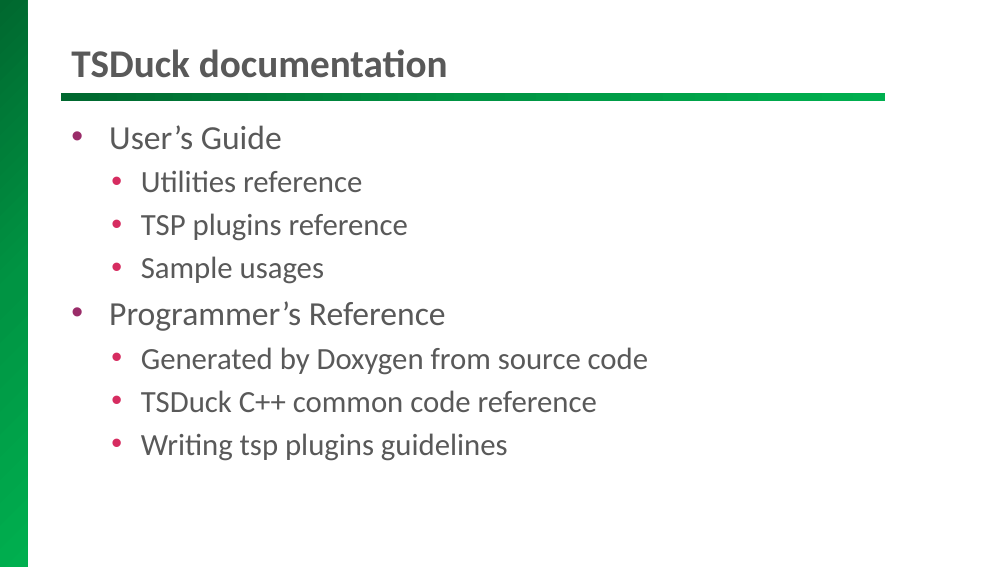
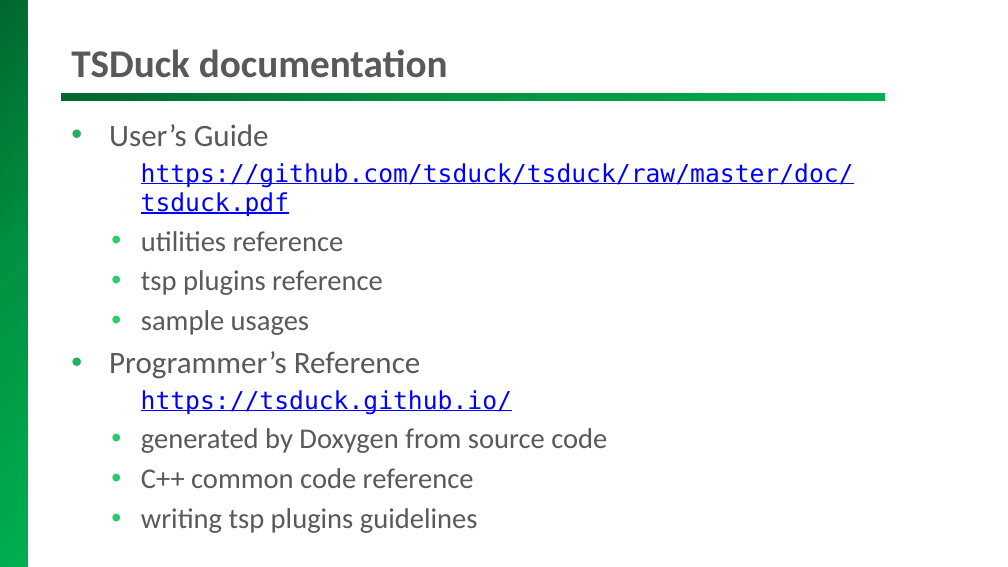
Before and after one commit to tsduck/tsduck, a slide deck: slide 6 of doc/tsduck-presentation.pptx. Drawn at 1008x567 pixels with LibreOffice and Linux fonts; fonts in the diff are those of the drawing; background and template pictures are left out. Boxes give left, top, right and bottom in pixels: in the first picture for what was removed or moved away, otherwise in the second. Text is boxed around its words. In the diff, an @@ line names an element or a change of style, - is before the commit and + after.

```diff
--- a/doc/tsduck-presentation.pptx
+++ b/doc/tsduck-presentation.pptx
@@ text at (x1=109, y1=124, x2=420, y2=379): size 24 to 22.2 pt in "User’s Guide", "Programmer’s Reference"; bullet colour #9A2C69 to #27AE60 @@
@@ text at (x1=141, y1=163, x2=854, y2=335): text changed; size 22 to 17.6 pt; font Calibri to DejaVu Sans Mono; text colour #595959 to #0000FF @@
-  • Utilities reference
-  • TSP plugins reference
-  • Sample usages
+    https://github.com/tsduck/tsduck/raw/master/doc/tsduck.pdf
+  • utilities reference
+  • tsp plugins reference
+  • sample usages
@@ text at (x1=141, y1=390, x2=607, y2=488): text changed; size 22 to 20.4 pt @@
-  • Generated by Doxygen from source code
-  • TSDuck C++ common code reference
-  • Writing tsp plugins guidelines
+    https://tsduck.github.io/
+  • generated by Doxygen from source code
+  • C++ common code reference
+  • writing tsp plugins guidelines
```
Also in this commit, not shown: 14 other slides changed, 13 slides added, 1 other file.
